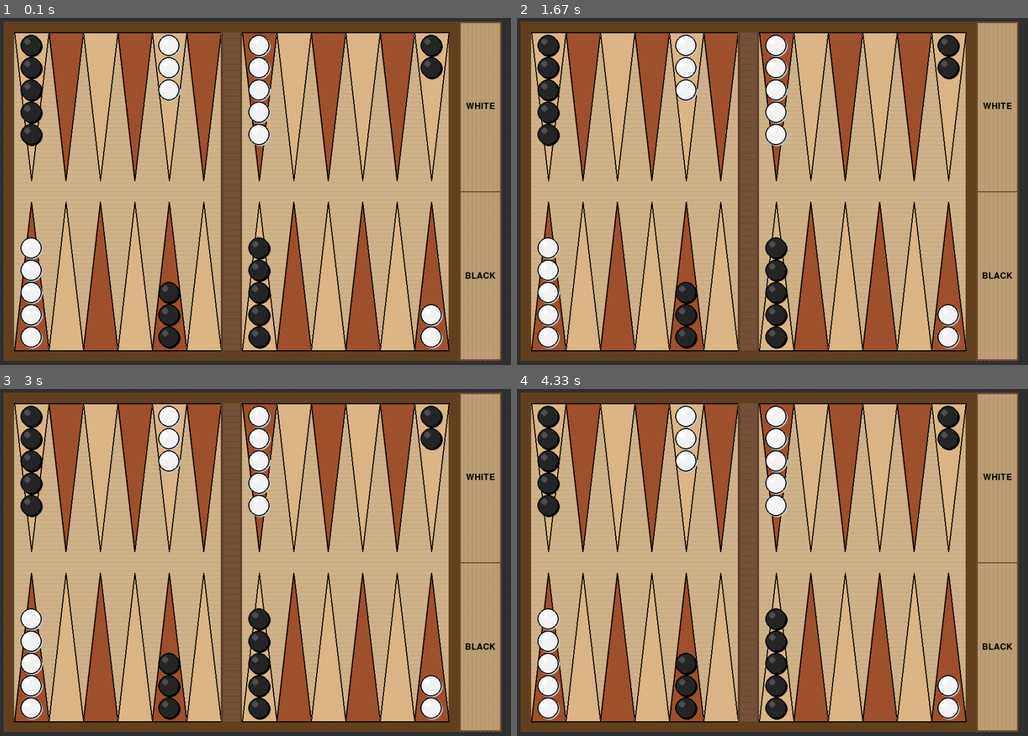
Above: before the commit, frames 1-4 (two rows, left to right).
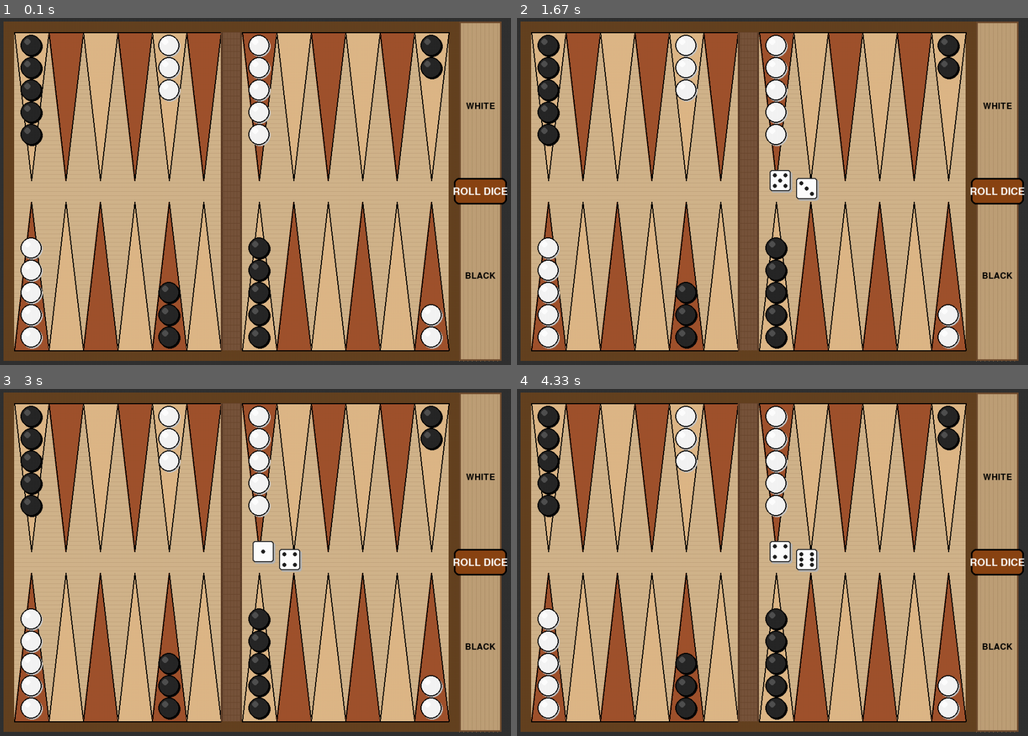
Above: after the commit, the same moments.

Repository: um-computacion/computacion-2025-backgammon-Tthenix
Game: pygame game, started from pygame_ui/pygame_ui.py
Two runs of this game, one before a commit and one after it. Both use one fixed random seed, a clock stepped at 60 frames per second and the inputs below.
Inputs (mouse positions are in pixels of both pictures, inside the frame that each line leads up to):
- Up to frame 1 (0.1 s): no input
- Up to frame 2 (1.67 s): press the mouse at (997, 191) at 0.37 s; move the mouse to (803, 233) at 0.47 s; release the mouse at (603, 278) at 0.6 s; tap Space at 0.67, 1.07, 1.37 s; hold R 1-1.47 s; press the mouse at (997, 191) at 1.53 s; move the mouse to (823, 250) at 1.63 s
- Up to frame 3 (3 s): release the mouse at (137, 683) at 1.77 s; press the mouse at (480, 562) at 1.87 s; move the mouse to (265, 555) at 1.97 s; release the mouse at (56, 552) at 2.1 s; press the mouse at (480, 562) at 2.2 s; move the mouse to (347, 545) at 2.3 s; release the mouse at (219, 527) at 2.43 s; tap Space at 2.57, 2.87 s
- Up to frame 4 (4.33 s): press the mouse at (997, 562) at 3.03 s; move the mouse to (905, 510) at 3.13 s; release the mouse at (818, 454) at 3.27 s; press the mouse at (997, 562) at 3.37 s; move the mouse to (895, 586) at 3.47 s; release the mouse at (792, 614) at 3.6 s

The runs differ from the first frame. In frame 1, 0.8% of the frame differs, in the area x 88-100%, y 46-54%; in frame 2, 1.4%, in the area x 49-100%, y 43-54%; in frame 3, 1.4%; in frame 4, 1.4%.

Commit message:
feat: Add dice rolling functionality and update game interface in Pygame UI

Diff:
--- a/main.py
+++ b/main.py
@@ -1,16 +1,30 @@
 """Minimal entry point to launch the Backgammon game."""
 
-import sys
 from cli.cli import run_cli
 from pygame_ui.pygame_ui import main as run_pygame_ui
 
 
 def main() -> None:
-    """Run the Backgammon game."""
-    if len(sys.argv) > 1 and sys.argv[1] == "--gui":
+    """Run the Backgammon game.
+
+    Presents a menu to the user to choose between CLI or Pygame UI.
+    """
+    print("=" * 50)
+    print("\nChoose an interface:")
+    print("  1. CLI")
+    print("  2. Pygame UI")
+    print("\nEnter your choice (1 or 2): ", end="")
+
+    choice = input().strip()
+
+    if choice == "1":
+        print("\nStarting CLI mode...\n")
+        run_cli()
+    elif choice == "2":
+        print("\nStarting Pygame UI mode...\n")
         run_pygame_ui()
     else:
-        run_cli()
+        print("\nInvalid choice. Please run the program again and select 1 or 2.")
 
 
 if __name__ == "__main__":
--- a/pygame_ui/pygame_ui.py
+++ b/pygame_ui/pygame_ui.py
@@ -7,9 +7,93 @@
 """
 
 import sys
+import os
 from typing import Tuple
 
 import pygame  # pylint: disable=import-error
+
+# Add parent directory to path to import core modules
+sys.path.insert(0, os.path.abspath(os.path.join(os.path.dirname(__file__), '..')))
+
+from core.backgammon import BackgammonGame
+
+
+class Button:
+    """A simple button class for pygame UI."""
+
+    def __init__(
+        self,
+        x: int,
+        y: int,
+        width: int,
+        height: int,
+        text: str,
+        color: Tuple[int, int, int],
+        hover_color: Tuple[int, int, int],
+        text_color: Tuple[int, int, int],
+    ) -> None:
+        """
+        Initialize a button.
+
+        Args:
+            x: X position of button
+            y: Y position of button
+            width: Button width
+            height: Button height
+            text: Button text
+            color: Normal button color
+            hover_color: Button color when hovered
+            text_color: Text color
+        """
+        self.rect = pygame.Rect(x, y, width, height)
+        self.text = text
+        self.color = color
+        self.hover_color = hover_color
+        self.text_color = text_color
+        self.is_hovered = False
+
+    def draw(self, surface: pygame.Surface) -> None:
+        """
+        Draw the button on the surface.
+
+        Args:
+            surface: Surface to draw on
+        """
+        # Choose color based on hover state
+        current_color = self.hover_color if self.is_hovered else self.color
+
+        # Draw button background with rounded corners
+        pygame.draw.rect(surface, current_color, self.rect, border_radius=10)
+
+        # Draw button border
+        border_color = (0, 0, 0)
+        pygame.draw.rect(surface, border_color, self.rect, 3, border_radius=10)
+
+        # Draw button text
+        try:
+            font = pygame.font.Font(None, 28)
+            text_surface = font.render(self.text, True, self.text_color)
+            text_rect = text_surface.get_rect(center=self.rect.center)
+            surface.blit(text_surface, text_rect)
+        except pygame.error:  # pylint: disable=no-member
+            pass  # If font fails, button will still be visible
+
+    def handle_event(self, event: pygame.event.Event) -> bool:
+        """
+        Handle mouse events for the button.
+
+        Args:
+            event: Pygame event
+
+        Returns:
+            True if button was clicked, False otherwise
+        """
+        if event.type == pygame.MOUSEMOTION:  # pylint: disable=no-member
+            self.is_hovered = self.rect.collidepoint(event.pos)
+        elif event.type == pygame.MOUSEBUTTONDOWN:  # pylint: disable=no-member
+            if event.button == 1 and self.rect.collidepoint(event.pos):
+                return True
+        return False
 
 
 class BackgammonBoard:
@@ -59,6 +143,10 @@
             "checker_black": (40, 40, 40),  # Black checker main color
             "checker_black_highlight": (80, 80, 80),  # Black checker highlight
             "checker_black_shadow": (10, 10, 10),  # Black checker shadow
+            "dice_white": (255, 255, 255),  # White dice color
+            "dice_shadow": (180, 180, 180),  # Dice shadow
+            "dice_dot": (30, 30, 30),  # Dice dot color
+            "dice_border": (50, 50, 50),  # Dice border color
         }
 
         # Board layout dimensions
@@ -74,8 +162,30 @@
         self.checker_radius = min(self.point_width // 2 - 4, 20)
         self.checker_spacing = self.checker_radius * 2 + 2
 
+        # Dice properties
+        self.dice_size = 40
+        self.dice_dot_radius = 4
+
         # Game state - will be set by external game logic
         self.board_state = None
+        self.dice_values = None  # Will store tuple of (die1, die2)
+
+        # Game instance
+        self.game = None
+
+        # Create roll dice button in the bear-off area (right side)
+        button_width = 100
+        button_height = 50
+        self.roll_button = Button(
+            x=self.bear_off_x + (self.bear_off_width - button_width) // 2,
+            y=self.bear_off_y + self.board_height // 2 - button_height // 2,
+            width=button_width,
+            height=button_height,
+            text="ROLL DICE",
+            color=(139, 69, 19),  # Saddle brown
+            hover_color=(160, 82, 45),  # Sienna (lighter brown)
+            text_color=(255, 255, 255),  # White text
+        )
 
     def _calculate_dimensions(self) -> None:
         """Calculate all board dimensions and positions."""
@@ -586,6 +696,12 @@
         if self.board_state:
             self.draw_all_checkers()
 
+        # Draw dice if dice values are set
+        self.draw_dice()
+
+        # Draw roll dice button
+        self.roll_button.draw(self.screen)
+
     def draw_all_checkers(self) -> None:
         """Draw all checkers on the board based on current game state."""
         if not self.board_state:
@@ -608,6 +724,128 @@
             player1_off = self.board_state["off_board"][0]
             player2_off = self.board_state["off_board"][1]
             self.draw_borne_off_checkers(self.screen, player1_off, player2_off)
+
+    def draw_die_face(
+        self,
+        surface: pygame.Surface,
+        x: int,
+        y: int,
+        value: int,
+    ) -> None:
+        """
+        Draw a single die with the given value.
+
+        Args:
+            surface: Surface to draw on
+            x: X position (top-left corner)
+            y: Y position (top-left corner)
+            value: Die value (1-6)
+        """
+        # Draw shadow
+        shadow_offset = 3
+        shadow_rect = pygame.Rect(
+            x + shadow_offset,
+            y + shadow_offset,
+            self.dice_size,
+            self.dice_size,
+        )
+        pygame.draw.rect(surface, self.colors["dice_shadow"], shadow_rect, border_radius=5)
+
+        # Draw main die body
+        die_rect = pygame.Rect(x, y, self.dice_size, self.dice_size)
+        pygame.draw.rect(surface, self.colors["dice_white"], die_rect, border_radius=5)
+
+        # Draw border
+        pygame.draw.rect(surface, self.colors["dice_border"], die_rect, 2, border_radius=5)
+
+        # Calculate dot positions
+        center_x = x + self.dice_size // 2
+        center_y = y + self.dice_size // 2
+        offset = self.dice_size // 4
+
+        # Draw dots based on value
+        if value == 1:
+            # Center dot
+            pygame.draw.circle(surface, self.colors["dice_dot"], (center_x, center_y), self.dice_dot_radius)
+        elif value == 2:
+            # Top-left and bottom-right
+            pygame.draw.circle(surface, self.colors["dice_dot"], (center_x - offset, center_y - offset), self.dice_dot_radius)
+            pygame.draw.circle(surface, self.colors["dice_dot"], (center_x + offset, center_y + offset), self.dice_dot_radius)
+        elif value == 3:
+            # Diagonal line (top-left, center, bottom-right)
+            pygame.draw.circle(surface, self.colors["dice_dot"], (center_x - offset, center_y - offset), self.dice_dot_radius)
+            pygame.draw.circle(surface, self.colors["dice_dot"], (center_x, center_y), self.dice_dot_radius)
+            pygame.draw.circle(surface, self.colors["dice_dot"], (center_x + offset, center_y + offset), self.dice_dot_radius)
+        elif value == 4:
+            # Four corners
+            pygame.draw.circle(surface, self.colors["dice_dot"], (center_x - offset, center_y - offset), self.dice_dot_radius)
+            pygame.draw.circle(surface, self.colors["dice_dot"], (center_x + offset, center_y - offset), self.dice_dot_radius)
+            pygame.draw.circle(surface, self.colors["dice_dot"], (center_x - offset, center_y + offset), self.dice_dot_radius)
+            pygame.draw.circle(surface, self.colors["dice_dot"], (center_x + offset, center_y + offset), self.dice_dot_radius)
+        elif value == 5:
+            # Four corners + center
+            pygame.draw.circle(surface, self.colors["dice_dot"], (center_x - offset, center_y - offset), self.dice_dot_radius)
+            pygame.draw.circle(surface, self.colors["dice_dot"], (center_x + offset, center_y - offset), self.dice_dot_radius)
+            pygame.draw.circle(surface, self.colors["dice_dot"], (center_x, center_y), self.dice_dot_radius)
+            pygame.draw.circle(surface, self.colors["dice_dot"], (center_x - offset, center_y + offset), self.dice_dot_radius)
+            pygame.draw.circle(surface, self.colors["dice_dot"], (center_x + offset, center_y + offset), self.dice_dot_radius)
+        elif value == 6:
+            # Two columns of three
+            pygame.draw.circle(surface, self.colors["dice_dot"], (center_x - offset, center_y - offset), self.dice_dot_radius)
+            pygame.draw.circle(surface, self.colors["dice_dot"], (center_x - offset, center_y), self.dice_dot_radius)
+            pygame.draw.circle(surface, self.colors["dice_dot"], (center_x - offset, center_y + offset), self.dice_dot_radius)
+            pygame.draw.circle(surface, self.colors["dice_dot"], (center_x + offset, center_y - offset), self.dice_dot_radius)
+            pygame.draw.circle(surface, self.colors["dice_dot"], (center_x + offset, center_y), self.dice_dot_radius)
+            pygame.draw.circle(surface, self.colors["dice_dot"], (center_x + offset, center_y + offset), self.dice_dot_radius)
+
+    def draw_dice(self) -> None:
+        """Draw the dice on the board if dice values are set."""
+        if not self.dice_values:
+            return
+
+        die1, die2 = self.dice_values
+
+        # Position dice in the center of the board (right side of center bar)
+        dice_x = self.play_area_x + self.half_width + self.center_gap_width + 20
+        dice_y = self.play_area_y + self.play_area_height // 2 - self.dice_size
+
+        # Draw first die
+        self.draw_die_face(self.screen, dice_x, dice_y, die1)
+
+        # Draw second die (offset to the right and down a bit)
+        self.draw_die_face(self.screen, dice_x + self.dice_size + 10, dice_y + 15, die2)
+
+    def set_dice_values(self, die1: int, die2: int) -> None:
+        """
+        Set the current dice values to display.
+
+        Args:
+            die1: First die value (1-6)
+            die2: Second die value (1-6)
+        """
+        self.dice_values = (die1, die2)
+
+    def set_game(self, game: 'BackgammonGame') -> None:
+        """
+        Set the game instance to use for game logic.
+
+        Args:
+            game: BackgammonGame instance
+        """
+        self.game = game
+
+    def update_from_game(self) -> None:
+        """Update the visual board state from the game instance."""
+        if not self.game:
+            return
+
+        # Get board state from game
+        board_state = self.game.board.get_board_state()
+        self.set_board_state(board_state)
+
+        # Update dice values if available
+        if self.game.last_roll:
+            self.set_dice_values(self.game.last_roll[0], self.game.last_roll[1])
 
     def draw_points(self) -> None:
         """Draw all 24 triangular points on the board."""
@@ -683,27 +921,15 @@
     clock = pygame.time.Clock()
     running = True
 
-    # Create initial board state with standard backgammon setup
-    initial_state = {
-        "points": [[] for _ in range(24)],
-        "checker_bar": [[], []],
-        "off_board": [[], []],
-    }
-
-    # Set up Player 1 pieces (white)
-    initial_state["points"][0] = [1, 1]  # Point 1
-    initial_state["points"][11] = [1, 1, 1, 1, 1]  # Point 12
-    initial_state["points"][16] = [1, 1, 1]  # Point 17
-    initial_state["points"][18] = [1, 1, 1, 1, 1]  # Point 19
-
-    # Set up Player 2 pieces (black)
-    initial_state["points"][23] = [2, 2]  # Point 24
-    initial_state["points"][12] = [2, 2, 2, 2, 2]  # Point 13
-    initial_state["points"][7] = [2, 2, 2]  # Point 8
-    initial_state["points"][5] = [2, 2, 2, 2, 2]  # Point 6
-
-    # Set the board state
-    board.set_board_state(initial_state)
+    # Create game instance
+    game = BackgammonGame()
+    game.setup_initial_position()
+
+    # Set the game instance in the board
+    board.set_game(game)
+
+    # Update board from game state
+    board.update_from_game()
 
     while running:
         for event in pygame.event.get():
@@ -712,6 +938,21 @@
             elif event.type == pygame.KEYDOWN:  # pylint: disable=no-member
                 if event.key == pygame.K_ESCAPE:  # pylint: disable=no-member
                     running = False
+                elif event.key == pygame.K_SPACE:  # pylint: disable=no-member
+                    # Press space to roll dice using game logic
+                    game.roll_dice()
+                    board.update_from_game()
+                elif event.key == pygame.K_r:  # pylint: disable=no-member
+                    # Press 'r' to reset game
+                    game.reset_game()
+                    game.setup_initial_position()
+                    board.update_from_game()
+
+            # Handle button clicks
+            if board.roll_button.handle_event(event):
+                # Roll dice when button is clicked
+                game.roll_dice()
+                board.update_from_game()
 
         # Clear screen with a neutral background
         board.screen.fill((50, 50, 50))  # Dark gray background
@@ -724,7 +965,6 @@
         clock.tick(60)  # Limit to 60 FPS
 
     pygame.quit()  # pylint: disable=no-member
-    sys.exit()
 
 
 if __name__ == "__main__":
Not shown, changed: README.md
Empty file added: __init__.py
Not shown, changed: CHANGELOG.md
Not shown, changed: prompts-desarrollo.md
